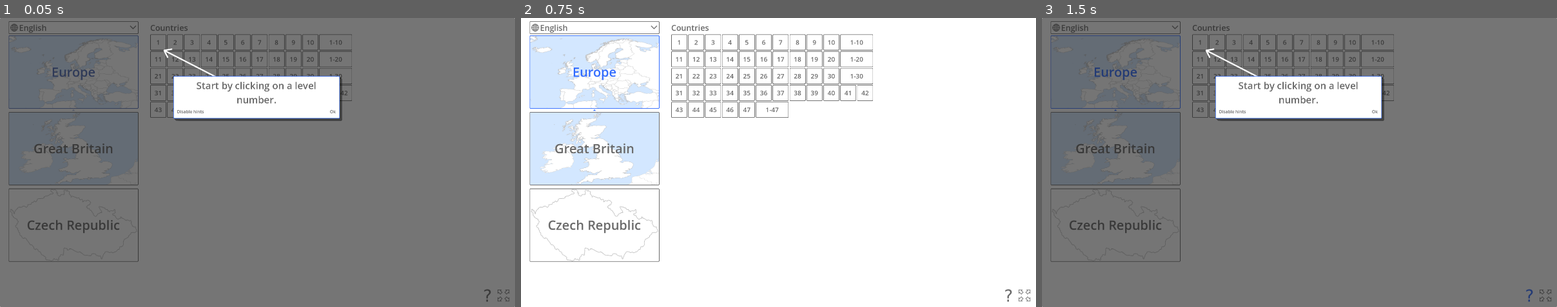
Above: before the commit, frames 1-3 (left to right).
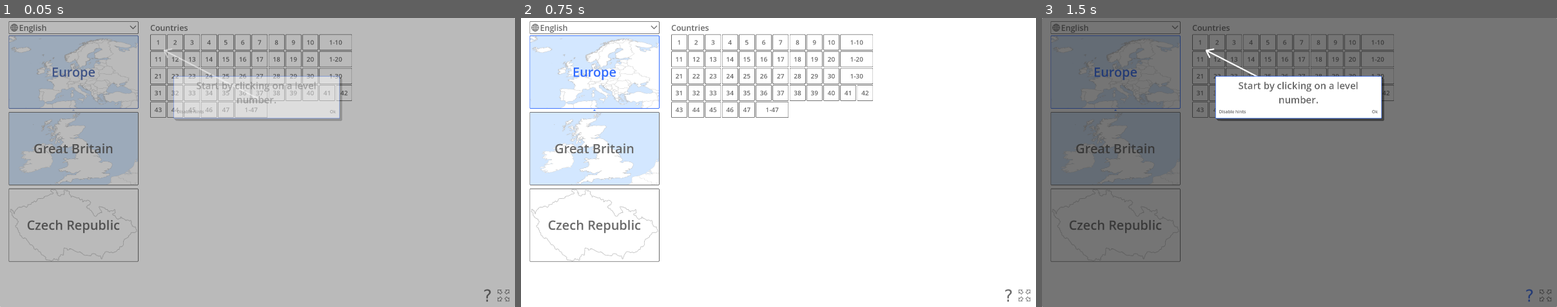
Above: after the commit, the same moments.

Repository: prvak/blind-map
Game: Godot game, scene res://Scenes/Main.tscn
Two runs of this game, one before a commit and one after it. Both use one fixed random seed, a clock stepped at 60 frames per second and the inputs below.
Inputs (mouse positions are in pixels of both pictures, inside the frame that each line leads up to):
- Up to frame 1 (0.05 s): no input
- Up to frame 2 (0.75 s): click "Disable hints" at 0.5 s
- Up to frame 3 (1.5 s): click (1531, 295) at 1.25 s

The runs differ from the first frame. In frame 1, 99% of the frame differs, in the area x 0-100%, y 0-100%; in frame 2, nothing differs; in frame 3, nothing differs.

Commit message:
Tween hints overlay appearing and disappearing

Diff:
--- a/BlindMap/Scripts/Scenes/HintOverlay.gd
+++ b/BlindMap/Scripts/Scenes/HintOverlay.gd
@@ -22,8 +22,11 @@
 		print("Showing hint: ", hint_name)
 		_current_hint_name = hint_name
 		var hint_node = _hint_nodes[hint_name]
+		modulate.a = 0
 		visible = true
 		hint_node.visible = true
+		var tween = create_tween()
+		tween.tween_property(self, "modulate:a", 1.0, 0.1)
 
 
 func hide_hint(hint_name: String):
@@ -31,8 +34,10 @@
 		print("Hiding hint: ", hint_name)
 		_current_hint_name = ""
 		var hint_node = _hint_nodes[hint_name]
-		visible = false
-		hint_node.visible = false
+		var tween = create_tween()
+		tween.tween_property(self, "modulate:a", 0.0, 0.1)
+		tween.tween_property(self, "visible", false, 0.0)
+		tween.tween_property(hint_node, "visible", false, 0.0)
 
 
 func await_current_hint_closed():
